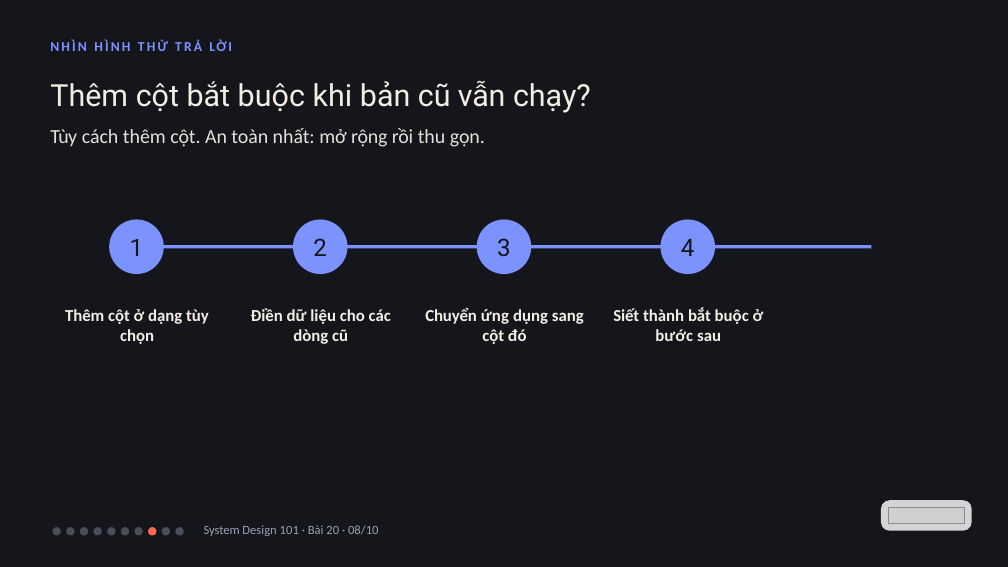
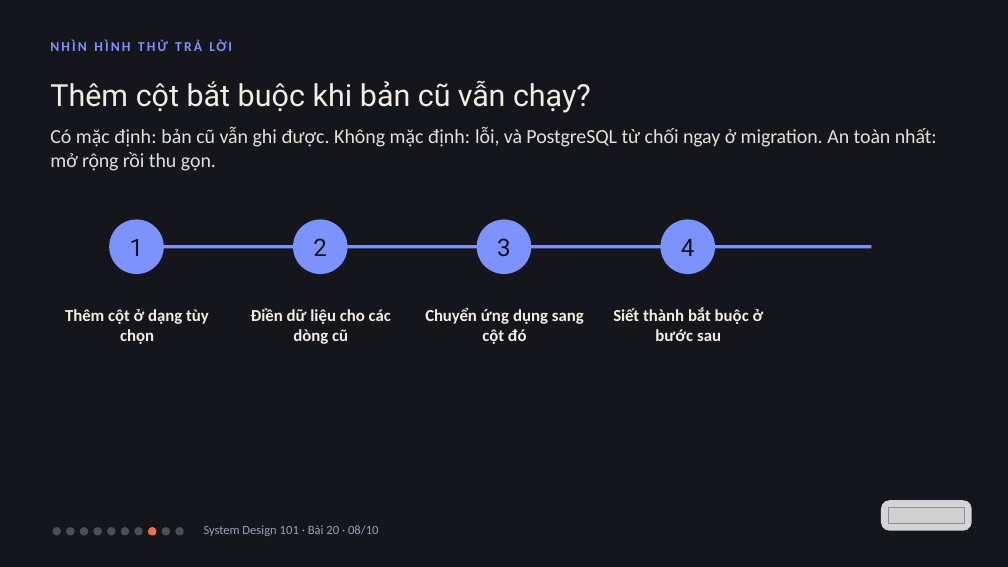
Before and after one commit to vohoailinh90/tool-marketing-studio, a slide deck: slide 8 of system-design-101/vi/lessons/sd-13-020/slides/sd-13-020.pptx. Drawn at 1008x567 pixels with LibreOffice and Linux fonts; fonts in the diff are those of the drawing; grey boxes stand for pictures. Boxes give left, top, right and bottom in pixels: in the first picture for what was removed or moved away, otherwise in the second. Text is boxed around its words. In the diff, an @@ line names an element or a change of style, - is before the commit and + after.

```diff
--- a/system-design-101/vi/lessons/sd-13-020/slides/sd-13-020.pptx
+++ b/system-design-101/vi/lessons/sd-13-020/slides/sd-13-020.pptx
@@ text at box(50, 127, 937, 171): text changed @@
-Tùy cách thêm cột. An toàn nhất: mở rộng rồi thu gọn.
+Có mặc định: bản cũ vẫn ghi được. Không mặc định: lỗi, và PostgreSQL từ chối ngay ở migration. An toàn nhất: mở rộng rồi thu gọn.
```
Also in this commit, not shown: 1 other file.
